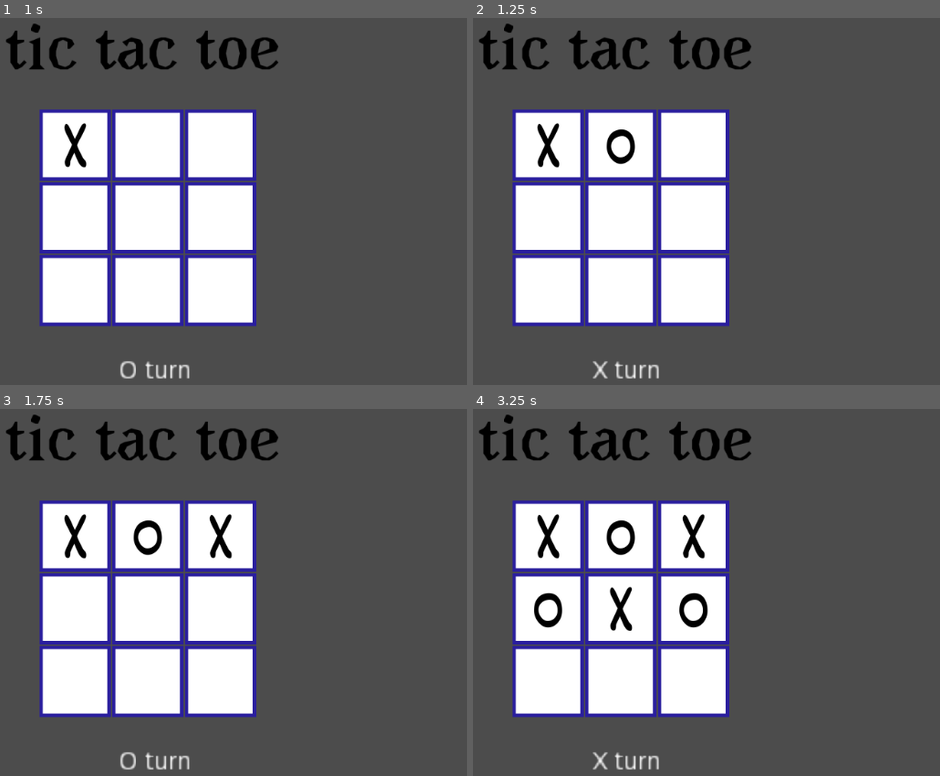
Above: before the commit, frames 1-4 (two rows, left to right).
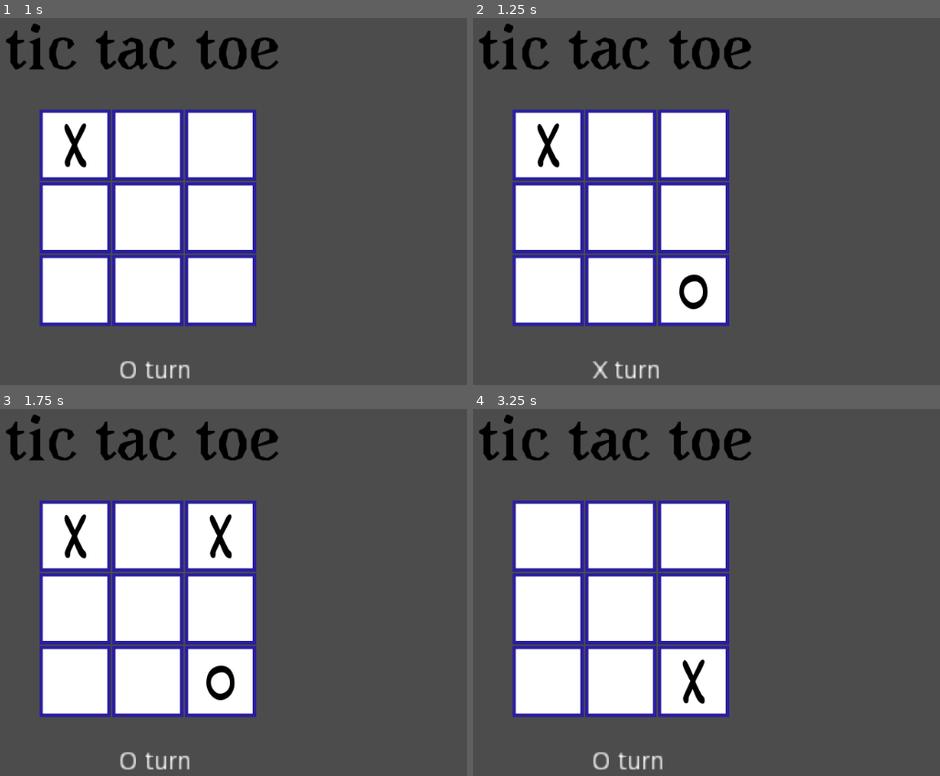
Above: after the commit, the same moments.

Repository: containedx/tic-tac-toe-AI
Game: Godot game, scene res://main_scene/game_scene.tscn
Two runs of this game, one before a commit and one after it. Both use one fixed random seed, a clock stepped at 60 frames per second and the inputs below. The project has no main scene, so this scene is started directly.
Inputs (mouse positions are in pixels of both pictures, inside the frame that each line leads up to):
- Up to frame 1 (1 s): click (74, 146) at 0.52 s
- Up to frame 2 (1.25 s): no input
- Up to frame 3 (1.75 s): click (219, 537) at 1.27 s
- Up to frame 4 (3.25 s): click (622, 607) at 2.02 s; click (846, 607) at 2.75 s, where only the run after the commit has a clickable "RESTART"

Frame 1 is identical in both runs. In frame 2, 0.6% of the frame differs, in the area x 28-51%, y 30-80%; in frame 3, 0.6%; in frame 4, 2.6%, in the area x 13-51%, y 28-99%.

Commit message:
much better but still sth is off

Diff:
--- a/tic_tac_toe_ai/main_scene/computer_player.gd
+++ b/tic_tac_toe_ai/main_scene/computer_player.gd
@@ -47,21 +47,23 @@
 				if board[i][j] == -1: #if avaiable
 					board[i][j] = 0 #computer ai move
 					var score = minimax(board, depth + 1, false)
+					board[i][j] = -1
 					best_score = max(score, best_score)
 
 		return best_score
 
 	else : #calculating worst senario for human
-		var best_score = +INF
+		var worst_score = +INF
 
 		for i in range(3):
 			for j in range(3):
 				if board[i][j] == -1: #if avaiable
 					board[i][j] = 1 #human move
 					var score = minimax(board, depth + 1, true)
-					best_score = min(score, best_score)
+					board[i][j] = -1
+					worst_score = min(score, worst_score)
 
-		return best_score
+		return worst_score
 
 
 
